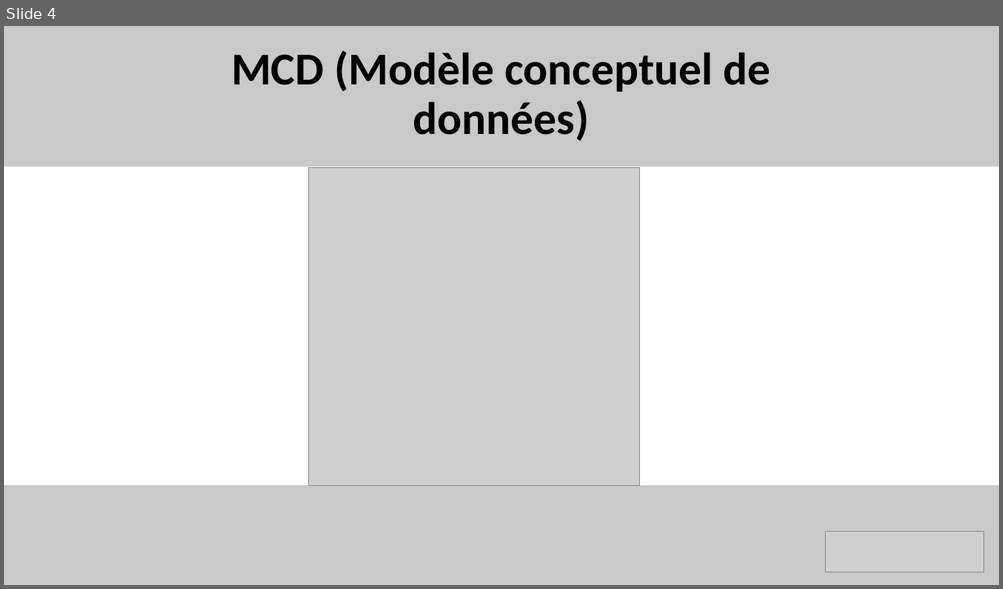
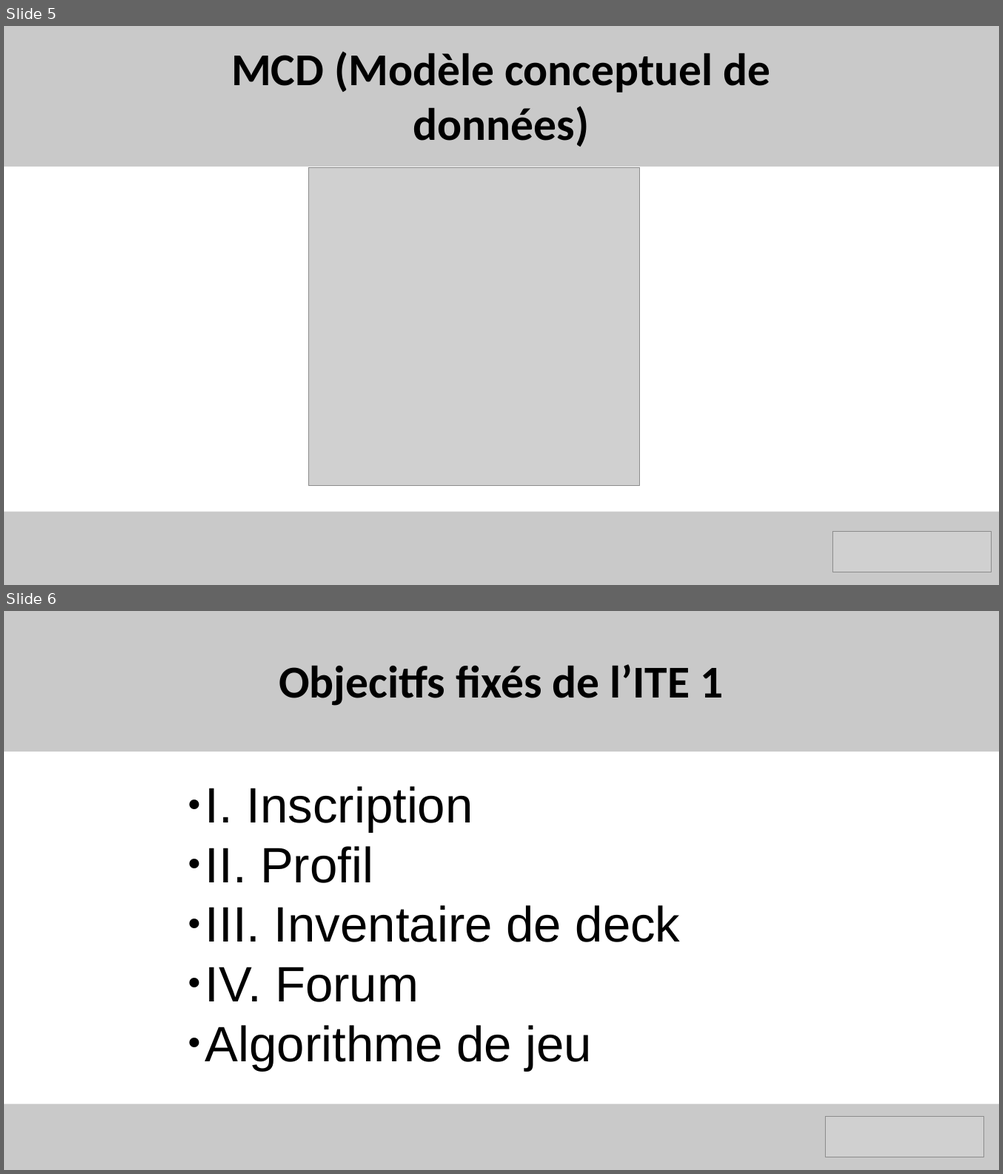
Before and after one commit to benjaminrodriguez/MemoCards, a slide deck: MemoCards_Ite1.pptx. Shown one above the other, each under a label of ours: slide 4 before the commit, slides 5 and 6 after it. The pictures are 1003x589 and 1003x1174 pixels, drawn with LibreOffice and Linux fonts; fonts in the diff are those of the drawing; grey boxes stand for pictures. Boxes give left, top, right and bottom in pixels: in the first picture for what was removed or moved away, otherwise in the second. Text is boxed around its words. In the diff, an @@ line names an element or a change of style, - is before the commit and + after.

```diff
--- a/MemoCards_Ite1.pptx
+++ b/MemoCards_Ite1.pptx
@@ slide 6 added at [4,611,999,1170], background #FFFFFF @@
@@ rectangle added at [4,611,999,752], fill #C9C9C9 @@
@@ text added at [279,664,723,706], 44 pt, text #000000, bold @@
+Objecitfs fixés de l’ITE 1
@@ text added at [205,786,680,1071], 48 pt, text #000000 @@
+● I. Inscription
+● II. Profil
+● III. Inventaire de deck
+● IV. Forum
+● Algorithme de jeu
@@ rectangle added at [4,1104,999,1170], fill #C9C9C9 @@
@@ picture added at [825,1117,984,1157] @@
@@ what was slide 4 is now slide 5 @@
@@ slide 5 changed as well @@
@@ text "MCD (Modèle conceptuel de données)" at [231,51,771,147]: line spacing 0.9 to 1 @@
@@ rectangle: place and size @@
-rectangle at [4,486,999,585]
+rectangle at [4,511,999,585]
@@ picture: place and size @@
-picture at [825,532,984,572]
+picture at [833,532,991,572]
```
Also in this commit, not shown: 5 other slides changed, 2 other slides added, 3 other files.
